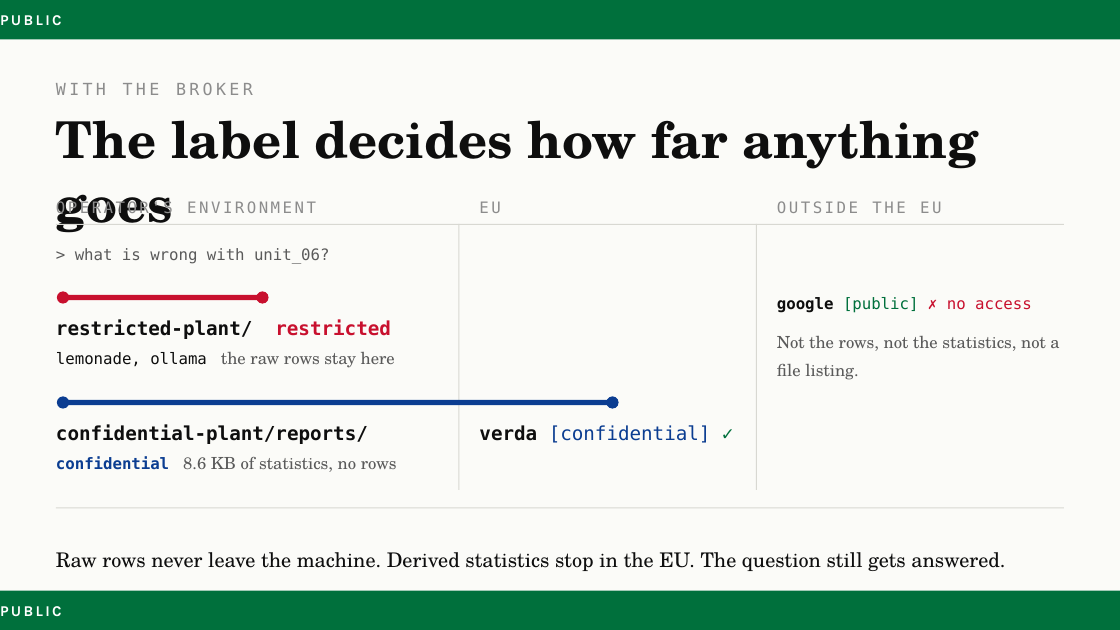
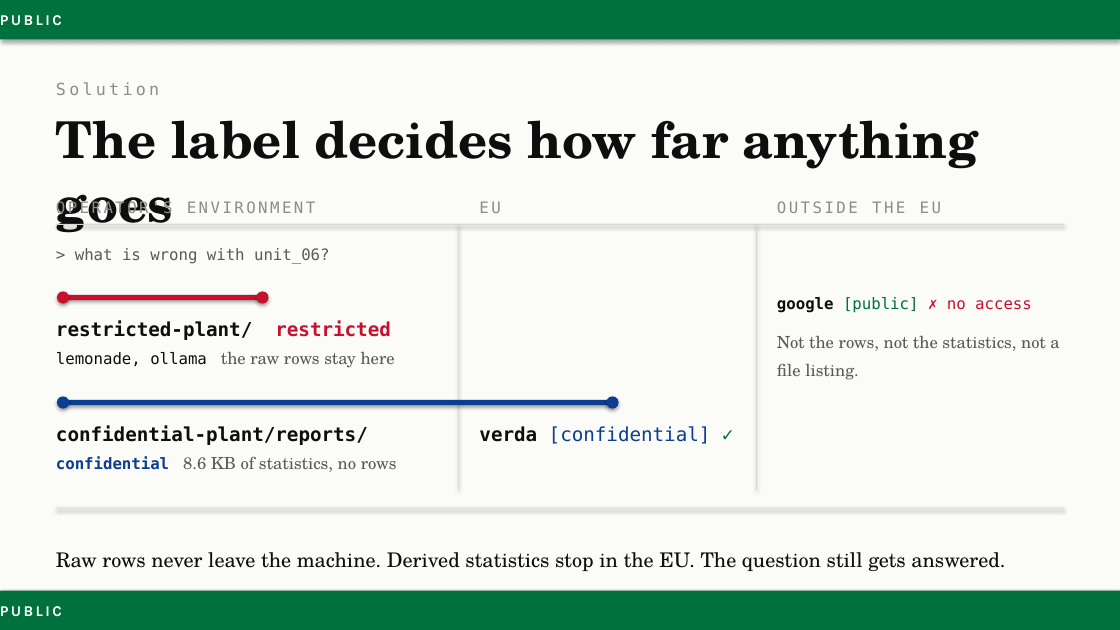
Before and after one commit to AJBogo9/aaltoai-hackathon-2026, a slide deck: slide 4 of demo/Norrin_Pitch.pptx (slide 3 before the commit). Drawn at 1120x630 pixels with LibreOffice and Linux fonts; fonts in the diff are those of the drawing. Boxes give left, top, right and bottom in pixels: in the first picture for what was removed or moved away, otherwise in the second. Text is boxed around its words. In the diff, an @@ line names an element or a change of style, - is before the commit and + after.

Commit message:
Cut the deck to six slides for the stage, and re-export the PDF
Hand-edited in LibreOffice: a screenshot title, an "Introducing" slide,
the problem and solution maps, the rule, and a "Demo" card. The stakes,
live, evidence and team slides are gone. scripts/build_deck.py no longer
reproduces this file.

```diff
--- a/demo/Norrin_Pitch.pptx
+++ b/demo/Norrin_Pitch.pptx
@@ text removed at (56, 83, 253, 95) @@
-WITH THE BROKER
@@ text added at (56, 82, 159, 95), 14.3 pt, text #8C8C8C @@
+Solution
@@ text "OPERATOR'S ENVIRONMENT" at (56, 200, 315, 217): letter spacing 2.2 to 2.1 pt @@
@@ text "OUTSIDE THE EU" at (777, 201, 941, 213): letter spacing 2.2 to 2.1 pt @@
@@ shadow on in 13 elements at (0, 0, 1120, 630), (0, 0, 1120, 39), (0, 591, 1120, 630), (56, 224, 1065, 225), (459, 224, 460, 491), (756, 224, 757, 491), (57, 292, 70, 304), (256, 292, 269, 304), (63, 400, 613, 405), (57, 397, 70, 409), (607, 397, 619, 409), (56, 507, 1065, 508), (63, 295, 262, 300) @@
```
Also in this commit, not shown: 2 other slides changed, 3 slides added, 4 slides removed, 1 other file.
